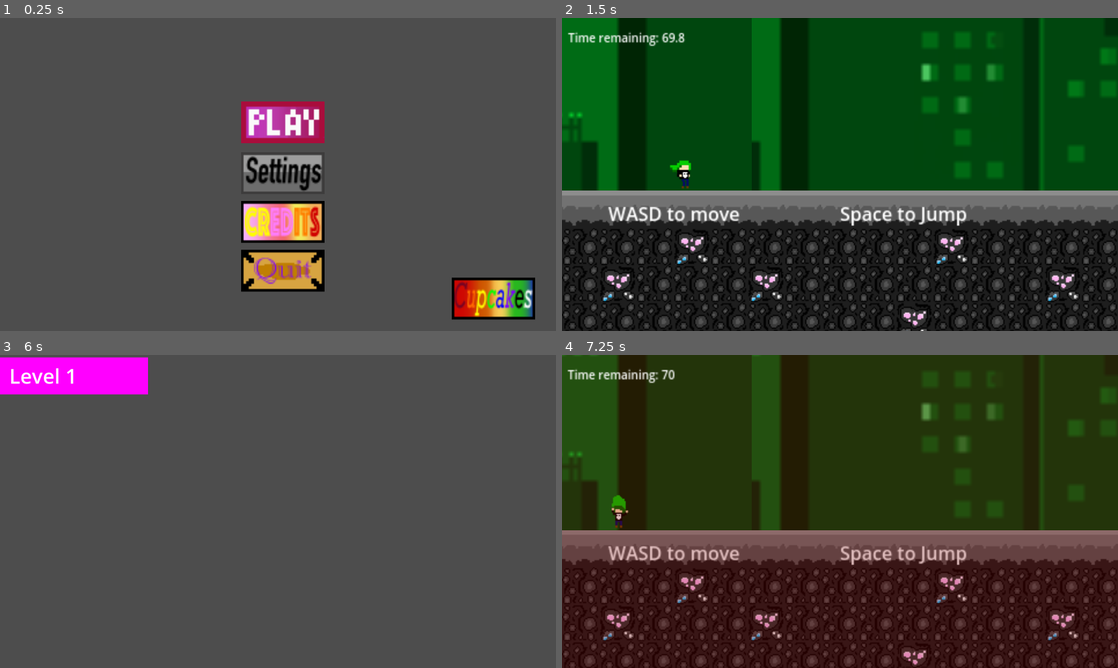
Above: before the commit, frames 1-4 (two rows, left to right).
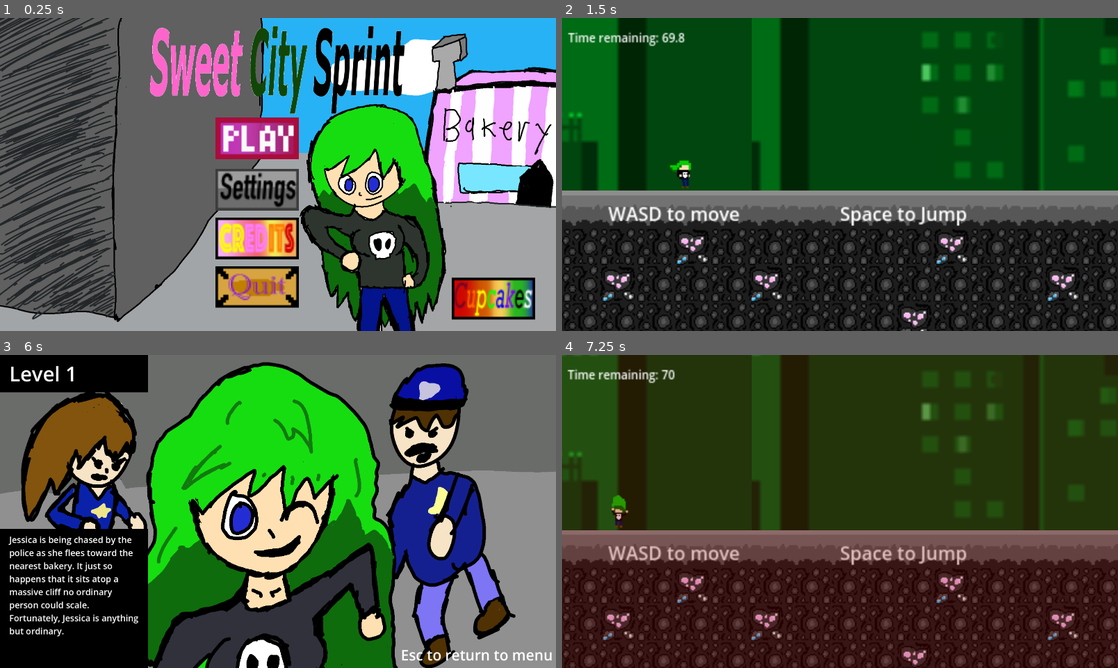
Above: after the commit, the same moments.

Repository: VoidedCrystal/GloopifyGame
Game: Godot game, scene res://UI/Main_Menu.tscn
Two runs of this game, one before a commit and one after it. Both use one fixed random seed, a clock stepped at 60 frames per second and the inputs below.
Inputs (mouse positions are in pixels of both pictures, inside the frame that each line leads up to; where the layout moved, square brackets give the same spot in the first picture):
- Up to frame 1 (0.25 s): no input
- Up to frame 2 (1.5 s): click (817, 140) [845, 121] at 0.5 s; tap Enter (accept) at 1.25 s; hold Right (move-right) from 1.28 s (still down); hold Enter (accept) from 1.28 s (still down)
- Up to frame 3 (6 s): tap Space (jump) at 1.52, 2.27, 3.77, 4.52 s; release Enter (accept) at 2.03 s; tap Enter (accept) at 2.1, 3.6 s; release Right (move-right) at 2.78 s; hold Left (move-left) 2.78-3.53 s; hold Enter (accept) 2.78-3.53 s; tap Shift (dash) at 2.85 s; hold Right (move-right) 3.53-5 s; hold Enter (accept) 4.28-5 s; tap Escape (pause) at 4.9 s; click (278, 552) at 5 s; click (255, 477) [283, 458] at 5.75 s
- Up to frame 4 (7.25 s): tap R (reset) at 6.5, 7.15 s; hold Left (move-left) from 6.53 s (still down); tap Shift (dash) at 6.6 s; tap Space (jump) at 6.77 s; tap Enter (accept) at 6.8 s

The runs differ from the first frame. In frame 1, 69% of the frame differs, in the area x 0-100%, y 0-100%; in frame 2, nothing differs; in frame 3, 99%; in frame 4, nothing differs.

Commit message:
updated level select page

Diff:
--- a/Gloopify!/UI/LevelSelect.tscn
+++ b/Gloopify!/UI/LevelSelect.tscn
@@ -1,7 +1,10 @@
-[gd_scene load_steps=3 format=3 uid="uid://jl75mgscvc3f"]
+[gd_scene load_steps=6 format=3 uid="uid://jl75mgscvc3f"]
 
 [ext_resource type="Script" path="res://UI/level_select.gd" id="1_la4qf"]
 [ext_resource type="PackedScene" uid="uid://bx658kweduvqk" path="res://UI/levelSet.tscn" id="2_i5jtr"]
+[ext_resource type="Texture2D" uid="uid://c0hevjguuv26m" path="res://Assets/LevelArt/Level1Art.png" id="3_c6avu"]
+[ext_resource type="Texture2D" uid="uid://bqofea4m48j60" path="res://Assets/LevelArt/Level2Art.png" id="4_bar0c"]
+[ext_resource type="Texture2D" uid="uid://bwhss72wh2e56" path="res://Assets/LevelArt/Level2ArtGrey.png" id="5_x26mn"]
 
 [node name="LevelSelect" type="Control"]
 layout_mode = 3
@@ -13,39 +16,44 @@
 script = ExtResource("1_la4qf")
 
 [node name="LevelSet" parent="." node_paths=PackedStringArray("next_level_right") instance=ExtResource("2_i5jtr")]
-offset_top = 8.0
-offset_bottom = 136.0
+level_art = ExtResource("3_c6avu")
 next_scene_path = "res://Levels/Level1.tscn"
 next_level_right = NodePath("../LevelSet2")
 
 [node name="LevelSet2" parent="." node_paths=PackedStringArray("next_level_right", "next_level_left") instance=ExtResource("2_i5jtr")]
 visible = false
-offset_top = 8.0
-offset_bottom = 136.0
 level_name = "2"
+level_art = ExtResource("4_bar0c")
+level_art_grey = ExtResource("5_x26mn")
 next_scene_path = "res://Levels/Level2.tscn"
 next_level_right = NodePath("../LevelSet3")
 next_level_left = NodePath("../LevelSet")
 
 [node name="LevelSet3" parent="." node_paths=PackedStringArray("next_level_right", "next_level_left") instance=ExtResource("2_i5jtr")]
 visible = false
-offset_top = 8.0
-offset_bottom = 136.0
 level_name = "3"
+level_art = null
 next_level_right = NodePath("../LevelSet4")
 next_level_left = NodePath("../LevelSet2")
 
 [node name="LevelSet4" parent="." node_paths=PackedStringArray("next_level_right", "next_level_left") instance=ExtResource("2_i5jtr")]
 visible = false
-offset_top = 8.0
-offset_bottom = 136.0
 level_name = "4"
+level_art = null
 next_level_right = NodePath("../LevelSet5")
 next_level_left = NodePath("../LevelSet3")
 
 [node name="LevelSet5" parent="." node_paths=PackedStringArray("next_level_left") instance=ExtResource("2_i5jtr")]
 visible = false
-offset_top = 8.0
-offset_bottom = 136.0
 level_name = "5"
+level_art = null
 next_level_left = NodePath("../LevelSet4")
+
+[node name="Label" type="Label" parent="."]
+layout_mode = 0
+offset_left = 1384.0
+offset_top = 1000.0
+offset_right = 1908.0
+offset_bottom = 1088.0
+theme_override_font_sizes/font_size = 50
+text = "Esc to return to menu"
--- a/Gloopify!/UI/Main_Menu.tscn
+++ b/Gloopify!/UI/Main_Menu.tscn
@@ -1,9 +1,9 @@
 [gd_scene load_steps=14 format=3 uid="uid://7pqqe1y6kyax"]
 
 [ext_resource type="Script" path="res://UI/main_menu.gd" id="1_a1617"]
+[ext_resource type="Texture2D" uid="uid://csvfe1alp54ua" path="res://Assets/LevelArt/Maintitle.png" id="2_cdlj2"]
 [ext_resource type="Texture2D" uid="uid://ca4j1ve5iuida" path="res://Assets/UI/PlayButton.png" id="2_lm6ow"]
 [ext_resource type="AudioStream" uid="uid://dn5e36xpqwnfq" path="res://Assets/Audio/Main-menu-2.mp3" id="2_ul32s"]
-[ext_resource type="Texture2D" uid="uid://dyophyehgv6g" path="res://Assets/UI/TitleCard.png" id="2_yg62o"]
 [ext_resource type="Texture2D" uid="uid://kgoy4e5rg7wm" path="res://Assets/UI/CreditsButton.png" id="3_y6l4a"]
 [ext_resource type="Texture2D" uid="uid://djn4f825v1avg" path="res://Assets/UI/HoverButtons/PlayButtonWhite.png" id="4_1fox8"]
 [ext_resource type="Texture2D" uid="uid://biy6wbtq6473t" path="res://Assets/UI/SetttingsButton.png" id="4_1lo7s"]
@@ -28,37 +28,36 @@
 script = ExtResource("1_a1617")
 
 [node name="Sprite2D" type="Sprite2D" parent="."]
-visible = false
-position = Vector2(986, 543)
-scale = Vector2(4.25, 4.25)
-texture = ExtResource("2_yg62o")
+position = Vector2(962, 539.25)
+scale = Vector2(1, 0.999537)
+texture = ExtResource("2_cdlj2")
 
 [node name="Play" type="TextureButton" parent="."]
 layout_mode = 2
-offset_left = 834.0
-offset_top = 287.0
-offset_right = 898.0
-offset_bottom = 319.0
+offset_left = 746.0
+offset_top = 343.0
+offset_right = 810.0
+offset_bottom = 375.0
 scale = Vector2(4.5, 4.5)
 texture_normal = ExtResource("2_lm6ow")
 texture_hover = ExtResource("4_1fox8")
 
 [node name="Exit_Quit" type="TextureButton" parent="."]
 layout_mode = 2
-offset_left = 834.0
-offset_top = 799.0
-offset_right = 1259.0
-offset_bottom = 903.0
+offset_left = 746.0
+offset_top = 855.0
+offset_right = 810.0
+offset_bottom = 887.0
 scale = Vector2(4.5, 4.5)
 texture_normal = ExtResource("5_cf6hf")
 texture_hover = ExtResource("6_3rurx")
 
 [node name="Credits" type="TextureButton" parent="."]
 layout_mode = 2
-offset_left = 834.0
-offset_top = 631.0
-offset_right = 900.0
-offset_bottom = 663.0
+offset_left = 746.0
+offset_top = 687.0
+offset_right = 812.0
+offset_bottom = 719.0
 scale = Vector2(4.5, 4.5)
 texture_normal = ExtResource("3_y6l4a")
 texture_hover = ExtResource("6_u28b1")
@@ -75,10 +74,10 @@
 
 [node name="Options" type="TextureButton" parent="."]
 layout_mode = 2
-offset_left = 834.0
-offset_top = 463.0
-offset_right = 898.0
-offset_bottom = 495.0
+offset_left = 746.0
+offset_top = 519.0
+offset_right = 810.0
+offset_bottom = 551.0
 scale = Vector2(4.5, 4.5)
 texture_normal = ExtResource("4_1lo7s")
 texture_hover = ExtResource("9_bav1f")
--- a/Gloopify!/UI/levelSet.gd
+++ b/Gloopify!/UI/levelSet.gd
@@ -3,6 +3,8 @@
 class_name LevelSet
 
 @export var level_name:="1"
+@export var level_art: Texture2D
+@export var level_art_grey: Texture2D
 @export_file("*.tscn") var next_scene_path: String
 @export var next_level_right: LevelSet
 @export var next_level_left: LevelSet
@@ -10,7 +12,18 @@
 # Called when the node enters the scene tree for the first time.
 func _ready() -> void:
 	$Label.text = "Level " + str(level_name)
-
+	$Sprite2D.texture = level_art
+	$Sprite2D2.texture = level_art_grey
+	if level_name == "1":
+		$Label2.text = "Jessica is being chased by the police as she flees toward the nearest bakery. It just so happens that it sits atop a massive cliff no ordinary person could scale. Fortunately, Jessica is anything but ordinary."
+	elif level_name == "2":
+		$Label2.text = "A few days later, Jessica has thrown off the police. However, she is running low on power. Feeling desperate, she takes a shortcut through a sketchy area in hopes of finding a bakery."
+	elif level_name == "3":
+		$Label2.text = "Jessica is a natural daredevil, always showing off and taking risks to evade capture. It only makes sense, then, that she feels drawn to the junkyard, a place full of machinery, spikes, and most of all, danger. Of course, after a fun time in the junkyard, she obviously wants a cupcake to cool down."
+	elif level_name == "4":
+		$Label2.text = ""
+	elif level_name == "5":
+		$Label2.text = ""
 
 # Called every frame. 'delta' is the elapsed time since the previous frame.
 func _process(_delta: float) -> void:
--- a/Gloopify!/UI/levelSet.tscn
+++ b/Gloopify!/UI/levelSet.tscn
@@ -1,8 +1,6 @@
-[gd_scene load_steps=3 format=3 uid="uid://bx658kweduvqk"]
+[gd_scene load_steps=2 format=3 uid="uid://bx658kweduvqk"]
 
 [ext_resource type="Script" path="res://UI/levelSet.gd" id="1_ojevv"]
-
-[sub_resource type="PlaceholderTexture2D" id="PlaceholderTexture2D_vtmnr"]
 
 [node name="LevelSet" type="Control"]
 layout_mode = 3
@@ -10,15 +8,33 @@
 offset_right = 512.0
 offset_bottom = 128.0
 script = ExtResource("1_ojevv")
+level_art = ""
 
-[node name="TextureRect" type="TextureRect" parent="."]
+[node name="Sprite2D2" type="Sprite2D" parent="."]
+position = Vector2(960, 540)
+
+[node name="Sprite2D" type="Sprite2D" parent="."]
+position = Vector2(960, 540)
+
+[node name="TextureRect" type="ColorRect" parent="."]
 layout_mode = 1
 anchors_preset = 15
 anchor_right = 1.0
 anchor_bottom = 1.0
 grow_horizontal = 2
 grow_vertical = 2
-texture = SubResource("PlaceholderTexture2D_vtmnr")
+color = Color(0, 0, 0, 1)
+
+[node name="TextureRect2" type="ColorRect" parent="."]
+layout_mode = 1
+anchors_preset = 15
+anchor_right = 1.0
+anchor_bottom = 1.0
+offset_top = 600.0
+offset_bottom = 960.0
+grow_horizontal = 2
+grow_vertical = 2
+color = Color(0, 0, 0, 1)
 
 [node name="Label" type="Label" parent="."]
 layout_mode = 0
@@ -28,3 +44,13 @@
 offset_bottom = 112.0
 theme_override_font_sizes/font_size = 70
 text = "Level 1"
+
+[node name="Label2" type="Label" parent="."]
+layout_mode = 0
+offset_left = 32.0
+offset_top = 616.0
+offset_right = 488.0
+offset_bottom = 973.0
+theme_override_font_sizes/font_size = 30
+text = "Jessica is a natural daredevil, always showing off and taking risks to evade capture. It only makes sense, then, that she feels drawn to the junkyard, a place full of machinery, spikes, and most of all, danger. Of course, after a fun time in the junkyard, she obviously wants a cupcake to cool down."
+autowrap_mode = 2
--- a/Gloopify!/UI/level_select.gd
+++ b/Gloopify!/UI/level_select.gd
@@ -5,14 +5,16 @@
 var current_world: int = 0
 
 func _input(event: InputEvent) -> void:
-	if event.is_action_pressed("ui_left") and current_level.next_level_left:
+	if event.is_action_pressed("move-left") and current_level.next_level_left:
 		current_level.hide()
 		current_level = current_level.next_level_left
 		current_level.show()
-	if event.is_action_pressed("ui_right") and current_level.next_level_right:
+	if event.is_action_pressed("move-right") and current_level.next_level_right:
 		current_level.hide()
 		current_level = current_level.next_level_right
 		current_level.show()
-	if event.is_action_pressed("ui_accept"):
+	if event.is_action_pressed("accept"):
 		if current_level.next_scene_path:
 			get_tree().change_scene_to_file(current_level.next_scene_path)
+	if Input.is_action_pressed("pause"):
+		get_tree().change_scene_to_file("res://UI/Main_Menu.tscn")
Binary file added: Gloopify!/Assets/LevelArt/Level1Art.png
Not shown, added: Gloopify!/Assets/LevelArt/Level1Art.png.import
Binary file added: Gloopify!/Assets/LevelArt/Level2Art.png
Not shown, added: Gloopify!/Assets/LevelArt/Level2Art.png.import
Binary file added: Gloopify!/Assets/LevelArt/Level2ArtGrey.png
Not shown, added: Gloopify!/Assets/LevelArt/Level2ArtGrey.png.import
Binary file added: Gloopify!/Assets/LevelArt/Maintitle.png
Not shown, added: Gloopify!/Assets/LevelArt/Maintitle.png.import
